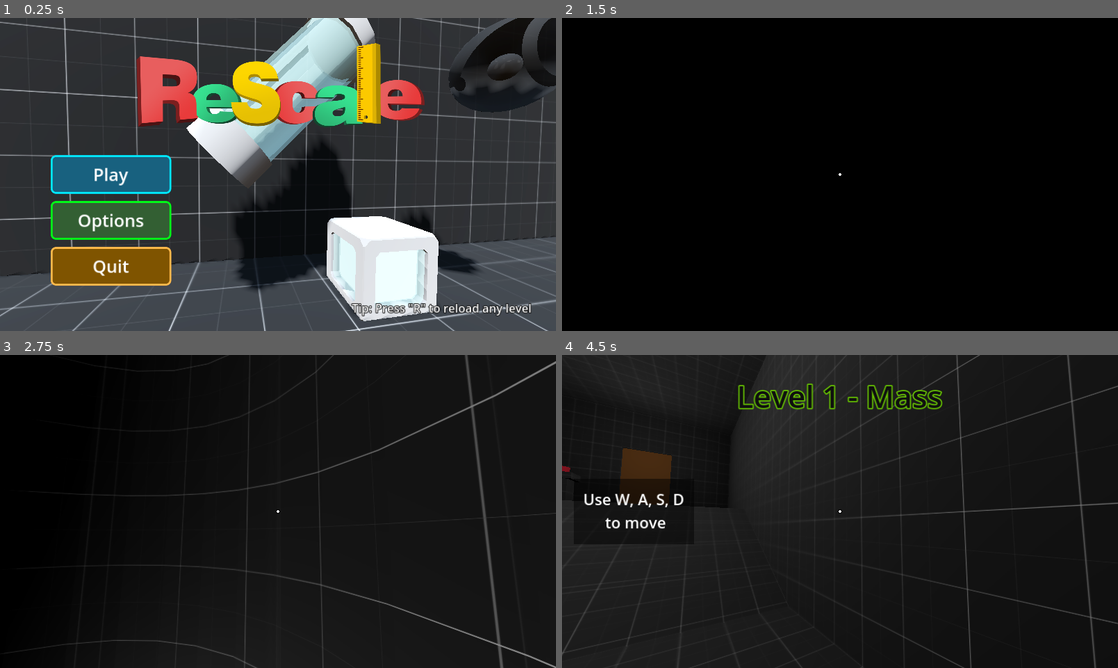
Above: before the commit, frames 1-4 (two rows, left to right).
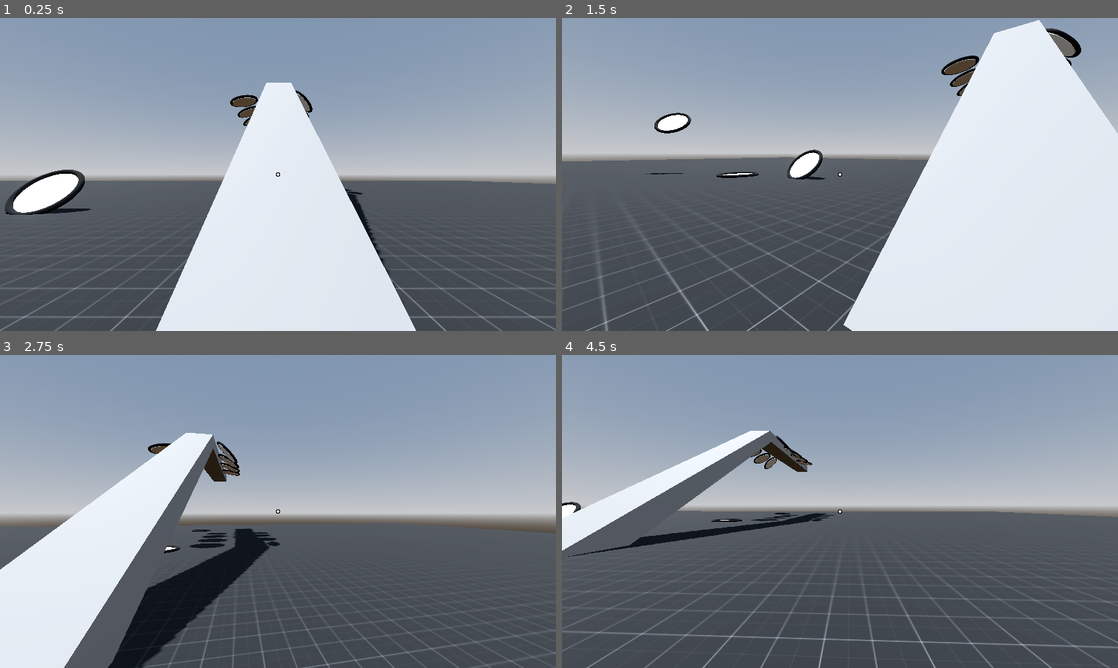
Above: after the commit, the same moments.

Repository: Radian6405/Rescale
Game: Godot game, scene res://levels/sandbox.tscn
Two runs of this game, one before a commit and one after it. Both use one fixed random seed, a clock stepped at 60 frames per second and the inputs below. Before the commit the project starts from res://scenes/menus/main_menu.tscn.
Inputs (mouse positions are in pixels of both pictures, inside the frame that each line leads up to):
- Up to frame 1 (0.25 s): no input
- Up to frame 2 (1.5 s): click (673, 174) at 0.5 s, where only the run before the commit has a clickable "Play"; click (728, 190) at 1.27 s
- Up to frame 3 (2.75 s): tap Enter at 2 s; move the mouse to (305, 511) at 2.02 s; hold D (move_right) from 2.03 s (still down); tap Q (decrease_size) at 2.1 s; tap Space (jump) at 2.27 s
- Up to frame 4 (4.5 s): move the mouse to (812, 511) at 2.77 s; release D (move_right) at 2.78 s; hold S (move_back) 2.78-3.53 s; click (812, 511) at 2.85 s; tap Space (jump) at 3.02 s; move the mouse to (851, 505) at 3.52 s; hold D (move_right) from 3.53 s (still down); tap E (increase_size) at 3.6 s; move the mouse to (834, 517) at 4.27 s; tap F (interact) at 4.35 s

The runs differ from the first frame. In frame 1, 88% of the frame differs, in the area x 0-100%, y 0-100%; in frame 2, 99%; in frame 3, 95%; in frame 4, 99%.

Commit message:
fix: changed default scene to sandbox

Diff:
--- a/project.godot
+++ b/project.godot
@@ -12,7 +12,7 @@
 
 config/name="Rescale"
 config/version="1.0.0"
-run/main_scene="res://scenes/menus/main_menu.tscn"
+run/main_scene="res://levels/sandbox.tscn"
 config/features=PackedStringArray("4.2", "Forward Plus")
 boot_splash/show_image=false
 
